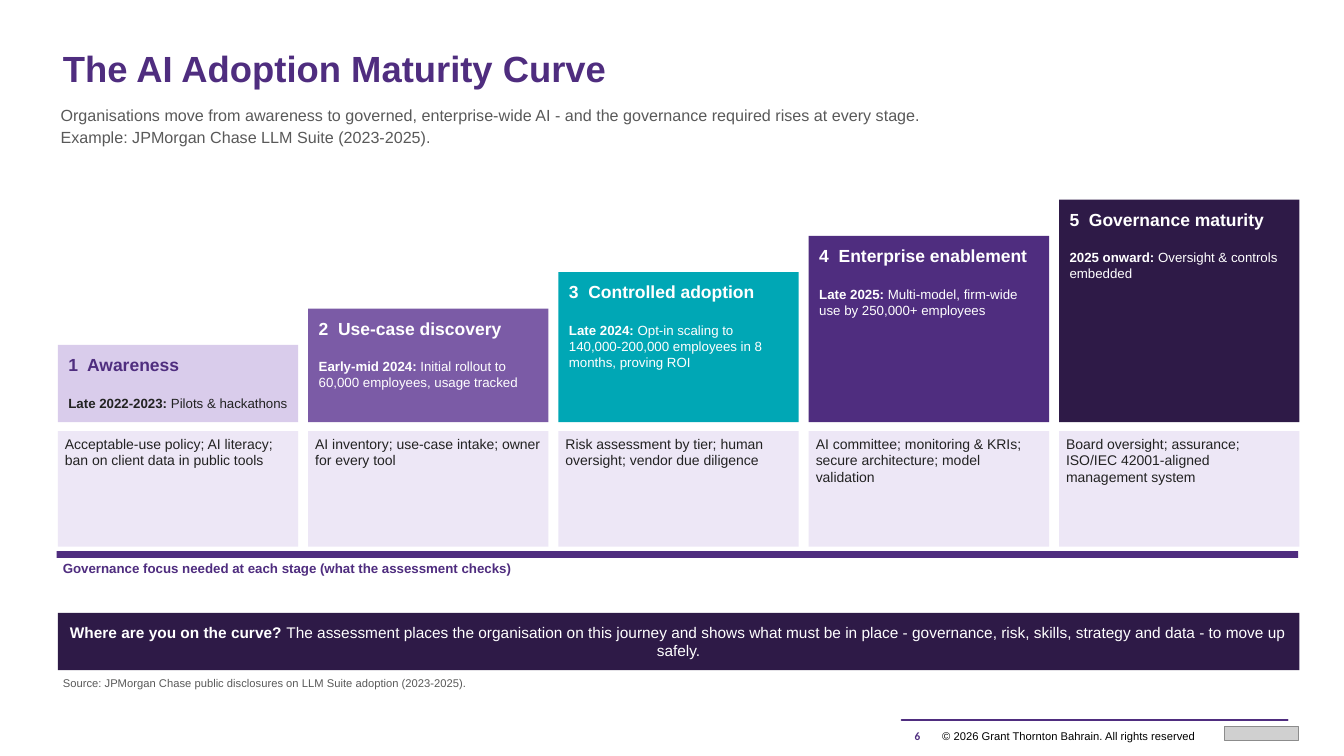
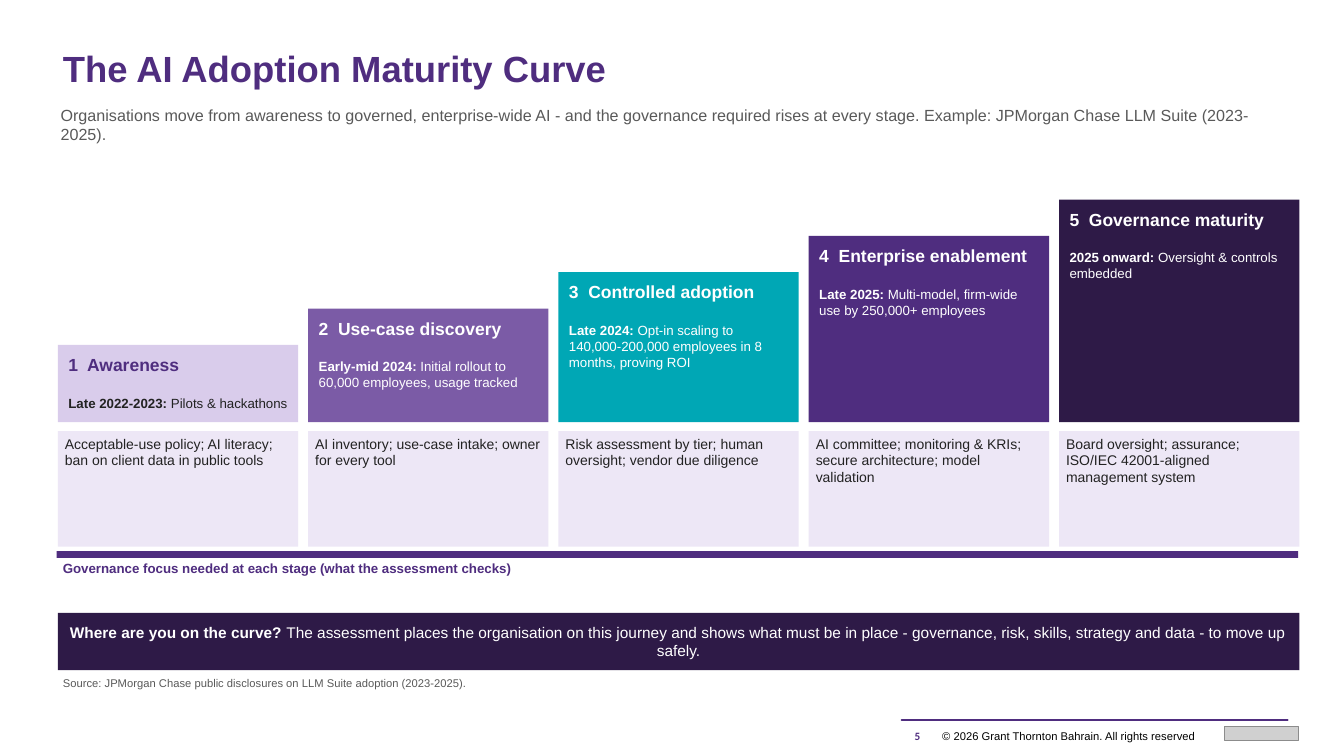
Before and after one commit to mahekdevangtrivedi-wq/GT-AI-Service-Line, a slide deck: slide 5 of 01_AI_Governance_Risk_Compliance/1.3_AI_Readiness_Assessment_Tool/GT_AI_Readiness_Assessment_Proposal.pptx (slide 6 before the commit). Drawn at 1344x756 pixels with LibreOffice and Linux fonts; fonts in the diff are those of the drawing; grey boxes stand for pictures. Boxes give left, top, right and bottom in pixels: in the first picture for what was removed or moved away, otherwise in the second. Text is boxed around its words. In the diff, an @@ line names an element or a change of style, - is before the commit and + after.

```diff
--- a/01_AI_Governance_Risk_Compliance/1.3_AI_Readiness_Assessment_Tool/GT_AI_Readiness_Assessment_Proposal.pptx
+++ b/01_AI_Governance_Risk_Compliance/1.3_AI_Readiness_Assessment_Tool/GT_AI_Readiness_Assessment_Proposal.pptx
@@ text at <box>61,109,1249,144</box>: text changed @@
-Organisations move from awareness to governed, enterprise-wide AI - and the governance required rises at every stage.
-Example: JPMorgan Chase LLM Suite (2023-2025).
+Organisations move from awareness to governed, enterprise-wide AI - and the governance required rises at every stage. Example: JPMorgan Chase LLM Suite (2023-2025).
@@ page number at <box>915,732,921,740</box>: text changed @@
-6
+5
```
Also in this commit, not shown: 14 other slides changed, 2 slides added, 2 slides removed, 33 other files.
